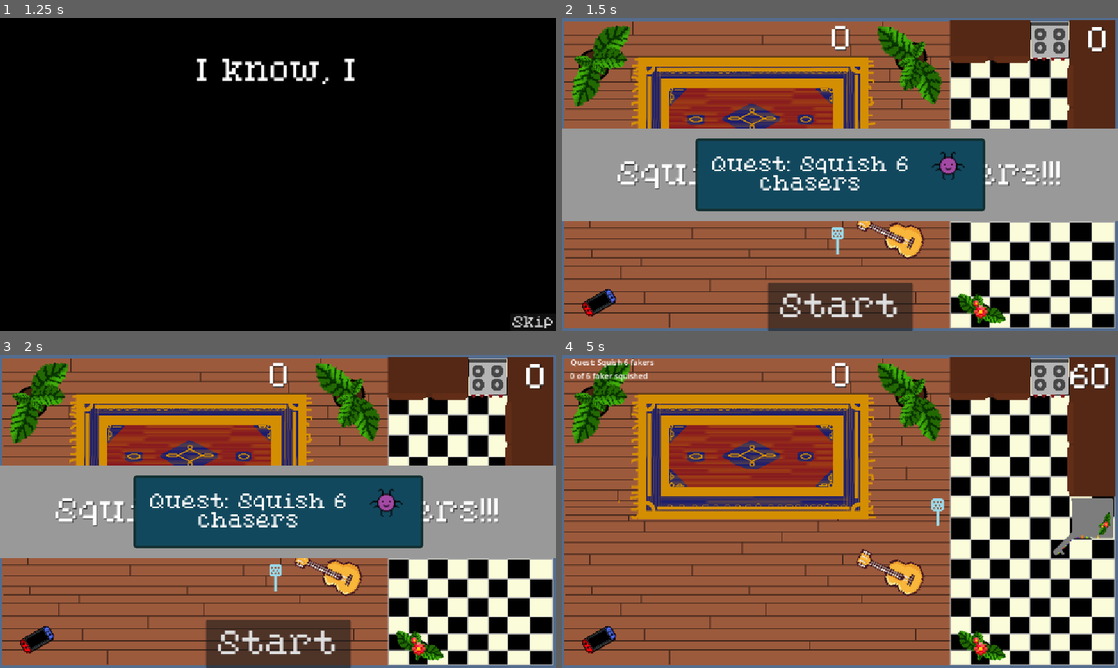
Above: before the commit, frames 1-4 (two rows, left to right).
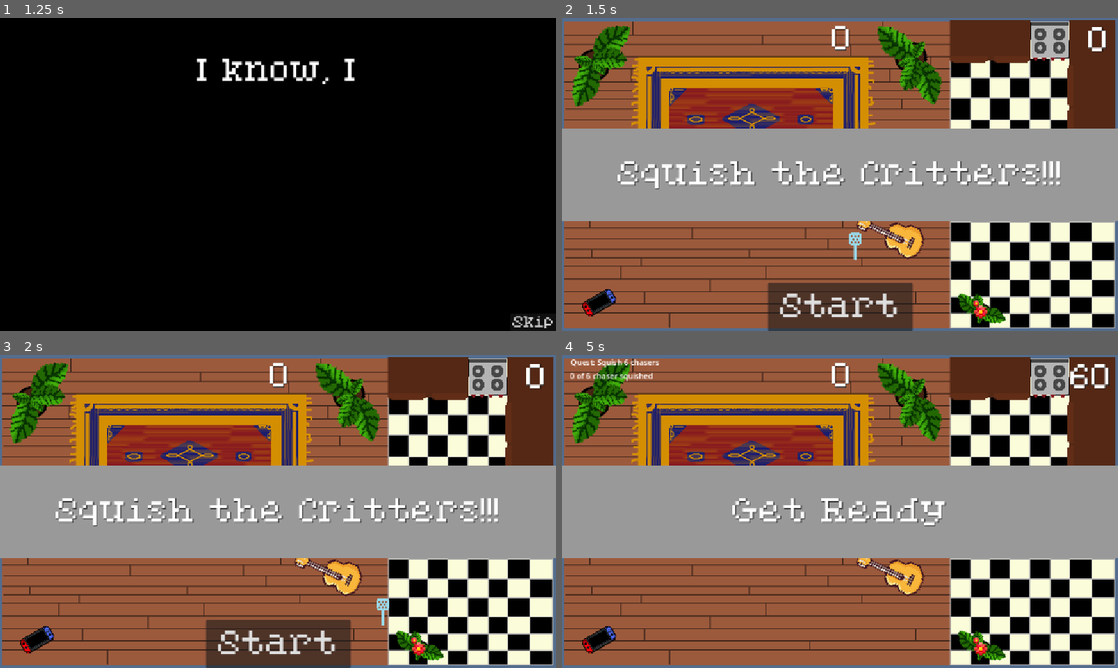
Above: after the commit, the same moments.

Repository: Evenwood/godotgamejame84
Game: Godot game, scene res://gui/title.tscn
The game is run twice, just before and just after one commit, with the same random seed, the same clock (stepped at 60 frames per second) and the same inputs.
Inputs (mouse positions are in pixels of both pictures, inside the frame that each line leads up to):
- Up to frame 1 (1.25 s): click "Start" at 0.5 s
- Up to frame 2 (1.5 s): click "Skip" at 1.25 s
- Up to frame 3 (2 s): no input
- Up to frame 4 (5 s): click "Start" at 2 s; click (951, 536) at 2.75 s, where only the run before the commit has a clickable "OK"; click (951, 536) at 3.5 s, where only the run after the commit has a clickable "OK"; move the mouse to (962, 495) at 4.27 s; right-click (962, 495) at 4.35 s

Frame 1 is identical in both runs. In frame 2, 12% of the frame differs, in the area x 24-77%, y 38-78%; in frame 3, 12%; in frame 4, 30%, in the area x 0-100%, y 1-65%.

Commit message:
Minor change

Diff:
--- a/gamejam84/main.gd
+++ b/gamejam84/main.gd
@@ -49,7 +49,7 @@
 	squish_sound = preload("res://art/squishwet.mp3")
 	pop_sound = preload("res://art/squish-pop-256410.mp3")
 	audio_player.stream = squish_sound
-	create_new_quest()
+	#create_new_quest()
 
 # Called every frame. 'delta' is the elapsed time since the previous frame.
 func _process(delta: float) -> void:
